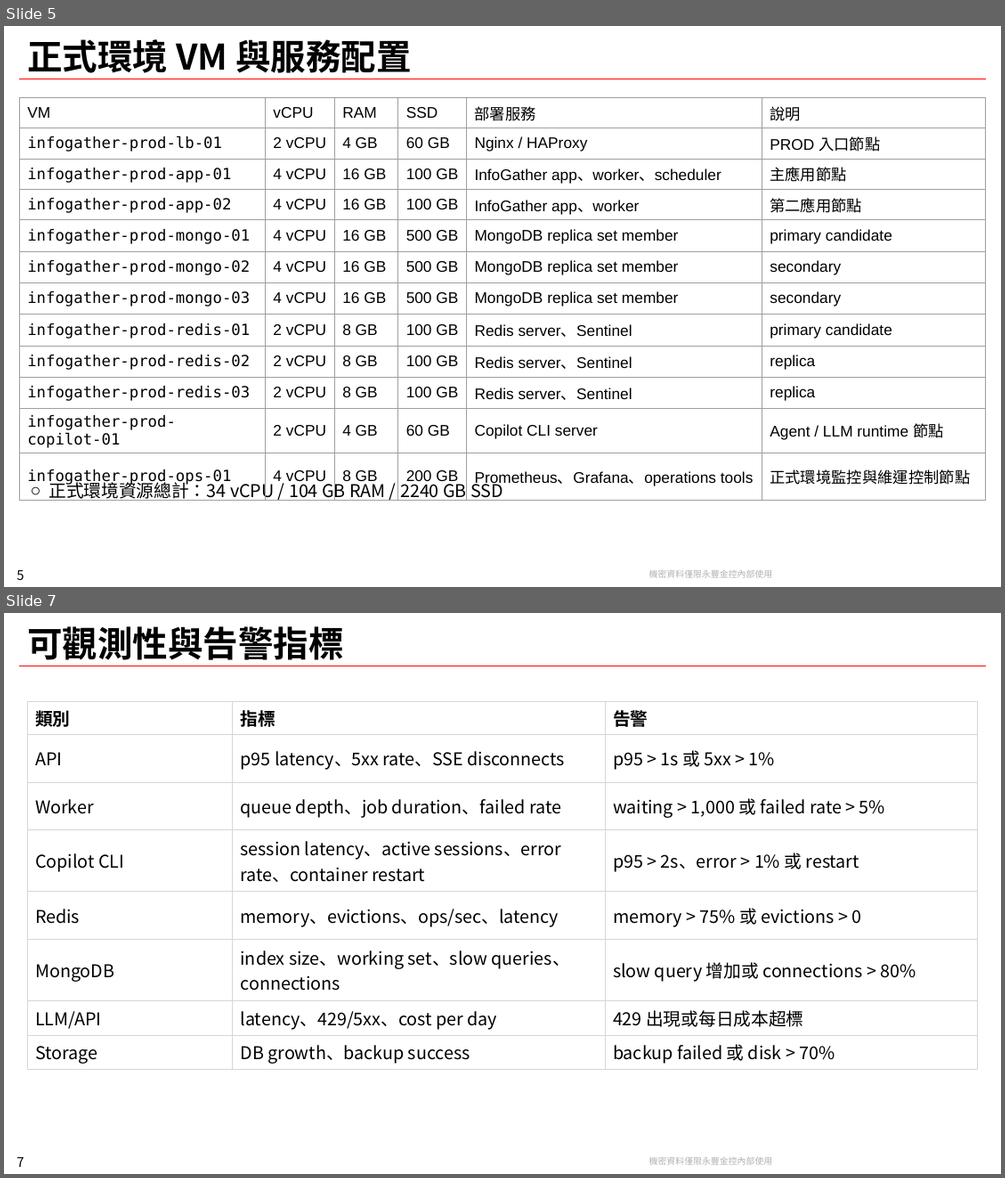
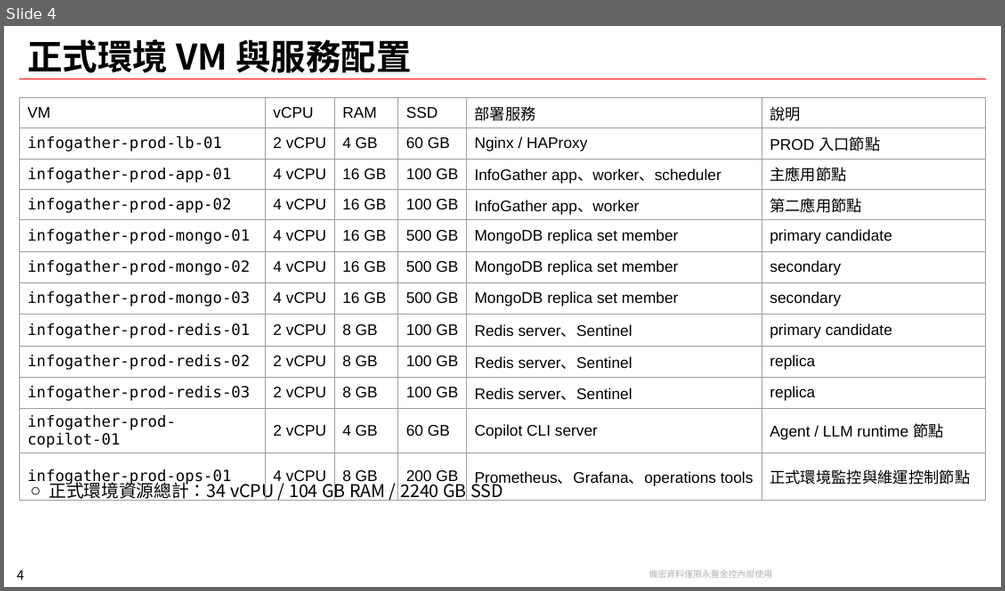
Before and after one commit to chunkai1312/temp, a slide deck: infogather.pptx. Shown one above the other, each under a label of ours: slides 5 and 7 before the commit, slide 4 after it; the slides between them are not shown. The pictures are 1005x1178 and 1005x591 pixels, drawn with LibreOffice and Linux fonts; fonts in the diff are those of the drawing; background and template pictures are left out. Boxes give left, top, right and bottom in pixels: in the first picture for what was removed or moved away, otherwise in the second. Text is boxed around its words. In the diff, an @@ line names an element or a change of style, - is before the commit and + after.

```diff
--- a/infogather.pptx
+++ b/infogather.pptx
@@ slide 7 removed at [4, 613, 1001, 1174], background #FFFFFF; not listed: 3 template elements that a slide beside it also shows @@
@@ title removed at [27, 626, 344, 660] @@
-可觀測性與告警指標
@@ table removed at [28, 702, 978, 1067], 8 rows, 3 columns @@
-類別 | 指標 | 告警
-API | p95 latency、5xx rate、SSE disconnects | p95 > 1s 或 5xx > 1%
-Worker | queue depth、job duration、failed rate | waiting > 1,000 或 failed rate > 5%
-Copilot CLI | session latency、active sessions、error rate、container restart | p95 > 2s、error > 1% 或 restart
-Redis | memory、evictions、ops/sec、latency | memory > 75% 或 evictions > 0
-MongoDB | index size、working set、slow queries、connections | slow query 增加或 connections > 80%
-LLM/API | latency、429/5xx、cost per day | 429 出現或每日成本超標
-Storage | DB growth、backup success | backup failed 或 disk > 70%
@@ what was slide 5 is now slide 4 @@
@@ page number at [16, 570, 24, 580]: text changed @@
-5
+4
```
Also in this commit, not shown: 3 slides changed, 3 slides added, 4 other slides removed.
